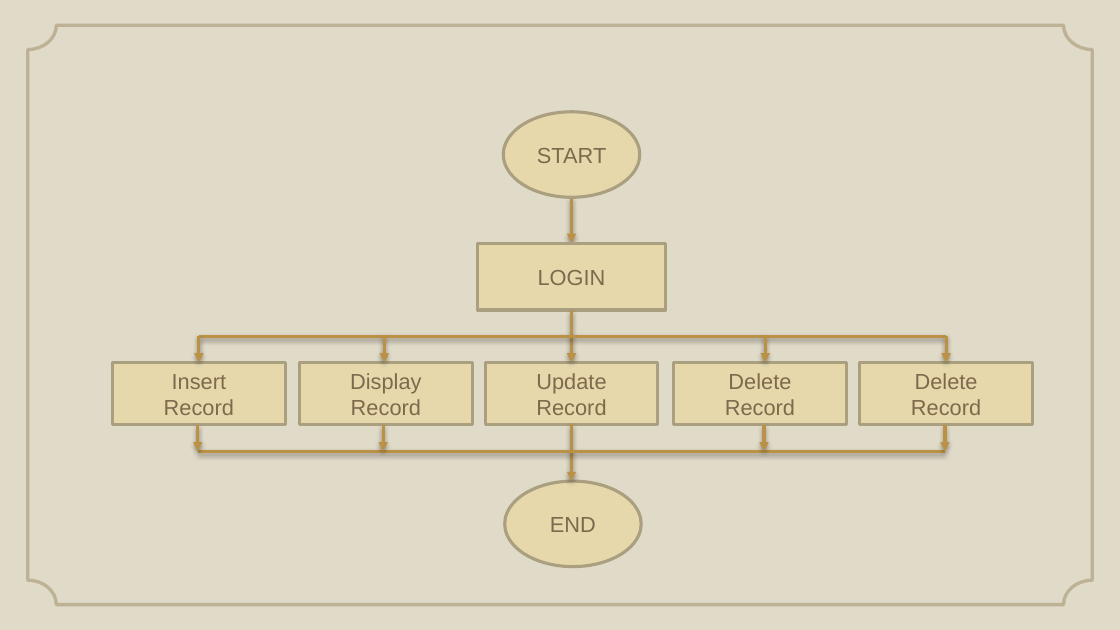
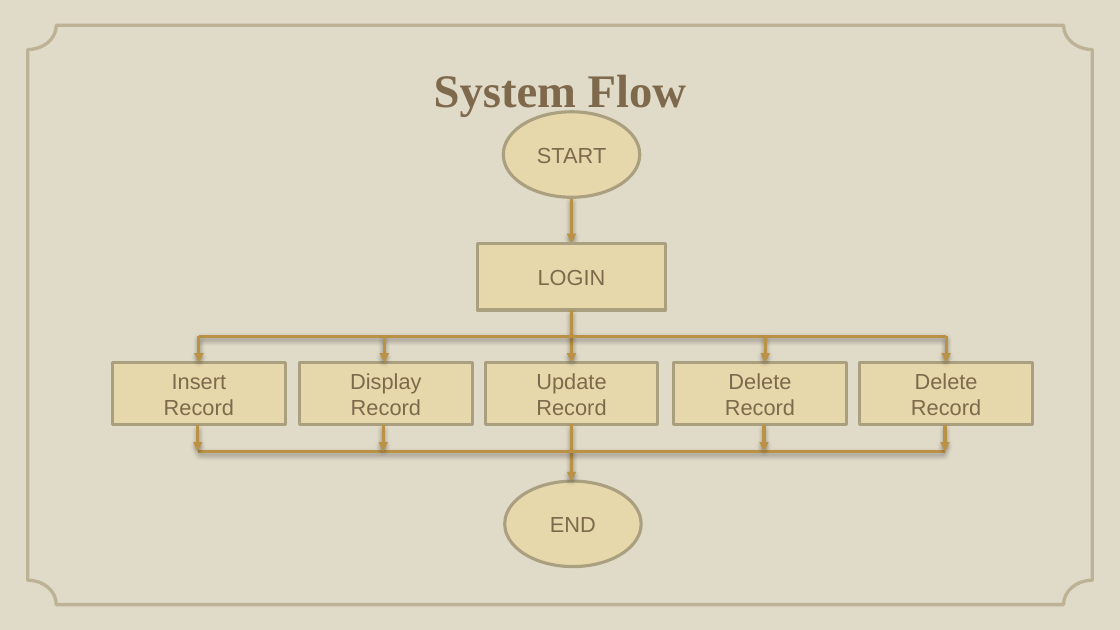
Before and after one commit to Andipstha/theFusion-Project-I, a slide deck: slide 7 of Documentation/LBMS_Presentation_2.pptx (slide 8 before the commit). Drawn at 1120x630 pixels with LibreOffice and Linux fonts; fonts in the diff are those of the drawing; background and template pictures are left out. Boxes give left, top, right and bottom in pixels: in the first picture for what was removed or moved away, otherwise in the second. Text is boxed around its words. In the diff, an @@ line names an element or a change of style, - is before the commit and + after.

```diff
--- a/Documentation/LBMS_Presentation_2.pptx
+++ b/Documentation/LBMS_Presentation_2.pptx
@@ title added at (x1=434, y1=74, x2=686, y2=117), 30 pt, text #7F694C, bold @@
+System Flow
```
Also in this commit, not shown: 5 other slides changed, 3 slides removed, 36 other files.
